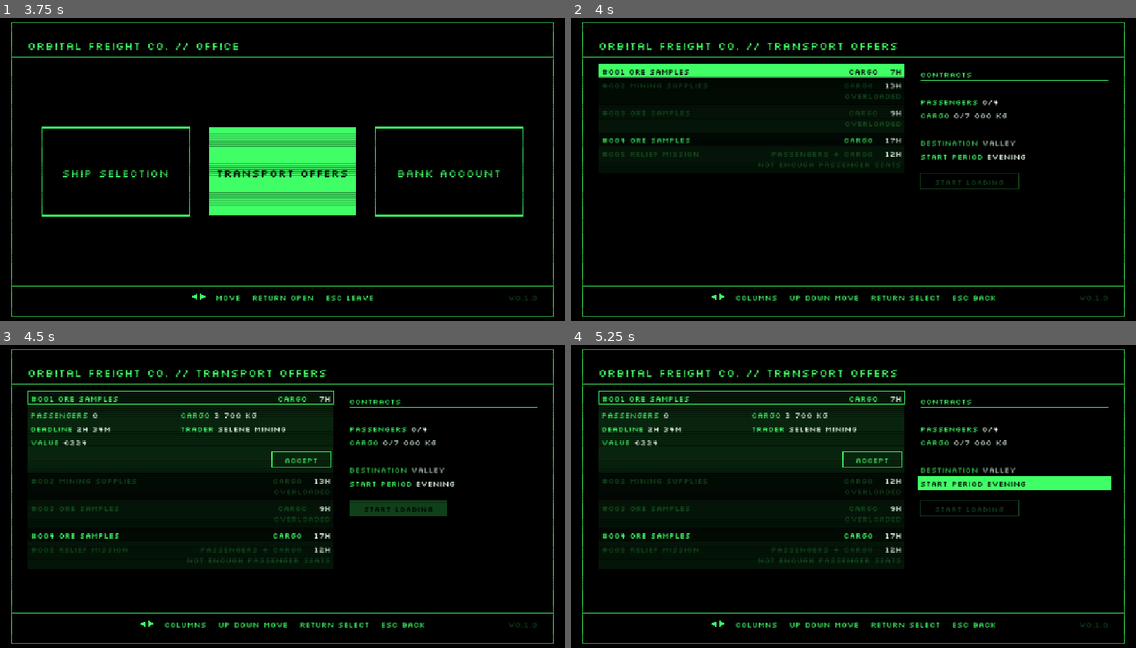
Above: before the commit, frames 1-4 (two rows, left to right).
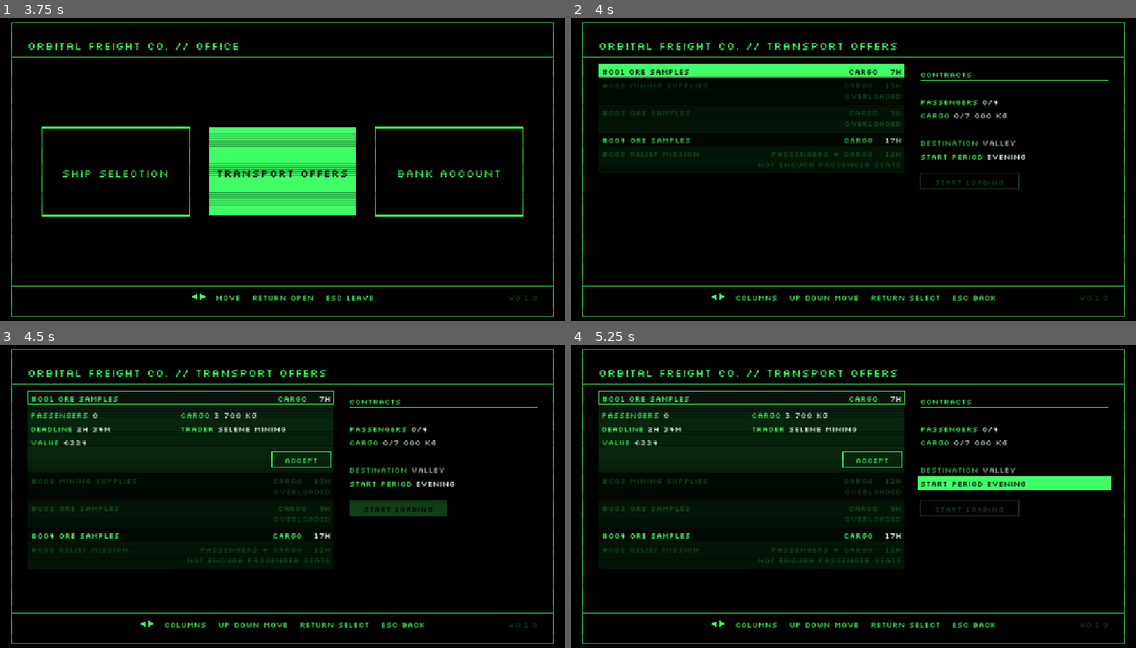
Above: after the commit, the same moments.

Repository: pkopczynski/lunar-lander
Game: Godot game, scene res://main.tscn
The game is run twice, just before and just after one commit, with the same random seed, the same clock (stepped at 60 frames per second) and the same inputs.
Inputs (mouse positions are in pixels of both pictures, inside the frame that each line leads up to):
- Up to frame 1 (3.75 s): tap Enter (ui_accept) at 0.5, 0.77, 1.25, 1.52, 2.75, 3.02 s; move the mouse to (254, 233) at 0.52 s; hold Up (ui_up) 0.53-2.03 s; click (254, 233) at 0.67 s; move the mouse to (452, 217) at 1.27 s; tap R (restart) at 2, 3.5 s; move the mouse to (113, 121) at 2.02 s; hold Left (ui_left) 2.03-3.53 s; move the mouse to (310, 169) at 2.77 s; click (310, 169) at 2.92 s; move the mouse to (197, 90) at 3.52 s; hold Down (ui_down) from 3.53 s (still down)
- Up to frame 2 (4 s): keep holding Down (ui_down); tap Enter (ui_accept) at 3.77 s
- Up to frame 3 (4.5 s): tap Enter (ui_accept) at 4.25 s; move the mouse to (406, 481) at 4.27 s; release Down (ui_down) at 4.28 s; hold Right (ui_right) from 4.28 s (still down)
- Up to frame 4 (5.25 s): tap Enter (ui_accept) at 4.52 s; move the mouse to (740, 511) at 5.02 s; release Right (ui_right) at 5.03 s; hold Up (ui_up) from 5.03 s (still down); click (740, 511) at 5.17 s

Frame 1 is identical in both runs. In frame 2, 0.1% of the frame differs, in the area x 55-59%, y 21-46%; in frame 3, 0.1%; in frame 4, 0.1%.

Commit message:
fix: dim the countdown of an offer the ship can't take
Co-Authored-By: Claude Opus 5.5 <noreply@anthropic.com>

Diff:
--- a/transport_offers_screen.gd
+++ b/transport_offers_screen.gd
@@ -389,7 +389,7 @@
 				HORIZONTAL_ALIGNMENT_LEFT, color)
 			var countdown := PlanetClock.countdown(offer.time_left)
 			office.draw_text(countdown, baseline, Office.TEXT_SIZE, width, HORIZONTAL_ALIGNMENT_RIGHT,
-				Office.BLACK if selected else countdown_color(offer))
+				countdown_color(offer) if color == Office.GREEN else color)
 			office.draw_text(TransportOffer.KIND_LABELS[offer.kind()] + "   ", baseline, Office.TEXT_SIZE,
 				width - office.text_width(countdown, Office.TEXT_SIZE), HORIZONTAL_ALIGNMENT_RIGHT, color)
 		y += ROW_HEIGHT
